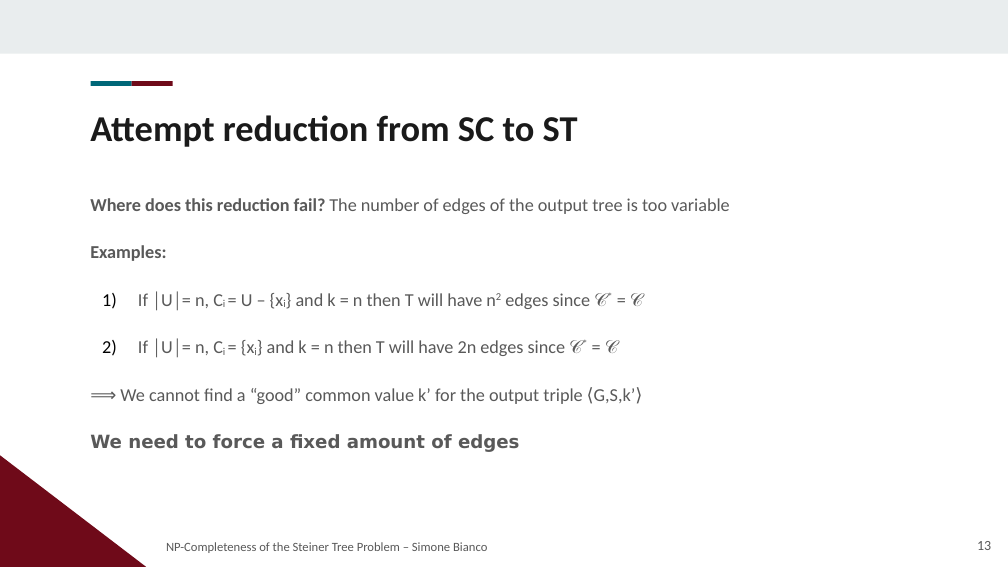
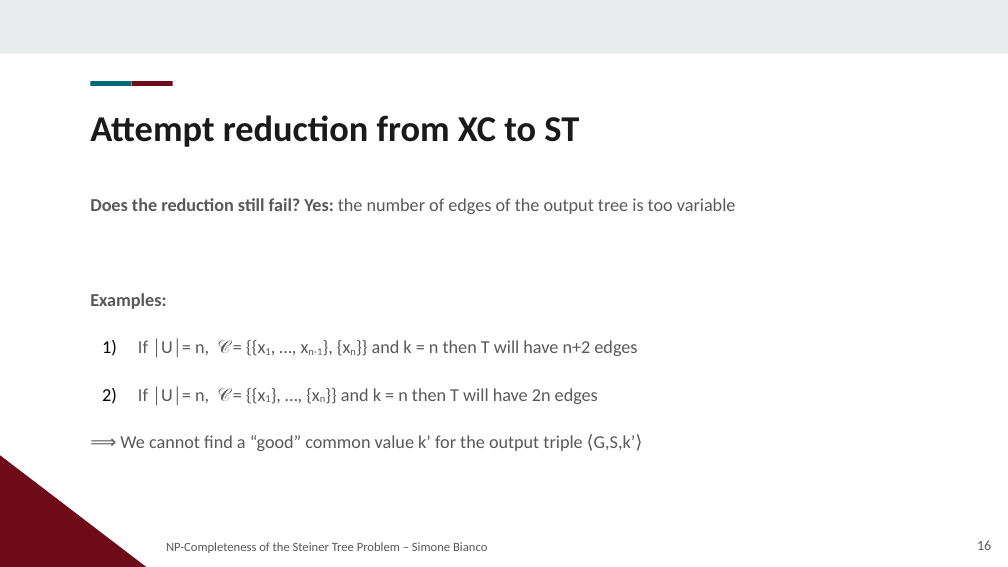
Before and after one commit to Exyss/university-notes, a slide deck: slide 16 of Presentations/Steiner Tree/slides.odp (slide 13 before the commit). Drawn at 1008x567 pixels with LibreOffice and Linux fonts; fonts in the diff are those of the drawing; background and template pictures are left out. Boxes give left, top, right and bottom in pixels: in the first picture for what was removed or moved away, otherwise in the second. Text is boxed around its words. In the diff, an @@ line names an element or a change of style, - is before the commit and + after.

```diff
--- a/Presentations/Steiner Tree/slides.odp
+++ b/Presentations/Steiner Tree/slides.odp
@@ title at [90, 115, 579, 147]: text changed @@
-Attempt reduction from SC to ST
+Attempt reduction from XC to ST
@@ text at [90, 198, 736, 214]: text changed @@
-Where does this reduction fail? The number of edges of the output tree is too variable
+Does the reduction still fail? Yes: the number of edges of the output tree is too variable
@@ text at [138, 338, 637, 406]: text changed @@
-1) If │U│= n, Ci = U – {xi} and k = n then T will have n2 edges since 𝒞* = 𝒞
-2) If │U│= n, Ci = {xi} and k = n then T will have 2n edges since 𝒞* = 𝒞
+1) If │U│= n, 𝒞 = {{x1, …, xn-1}, {xn}} and k = n then T will have n+2 edges
+2) If │U│= n, 𝒞 = {{x1}, …, {xn}} and k = n then T will have 2n edges
@@ text at [90, 434, 519, 452]: paragraph removed @@
-We need to force a fixed amount of edges
@@ page number at [977, 540, 991, 550]: text changed @@
-13
+16
```
Also in this commit, not shown: 10 other slides changed, 6 slides added, 17 other files.
